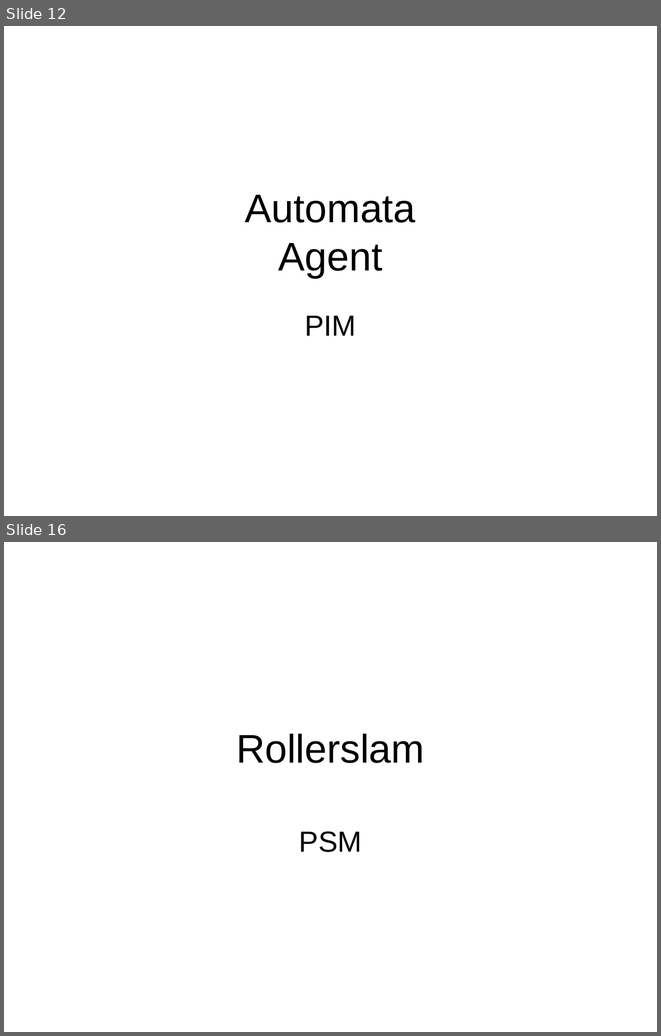
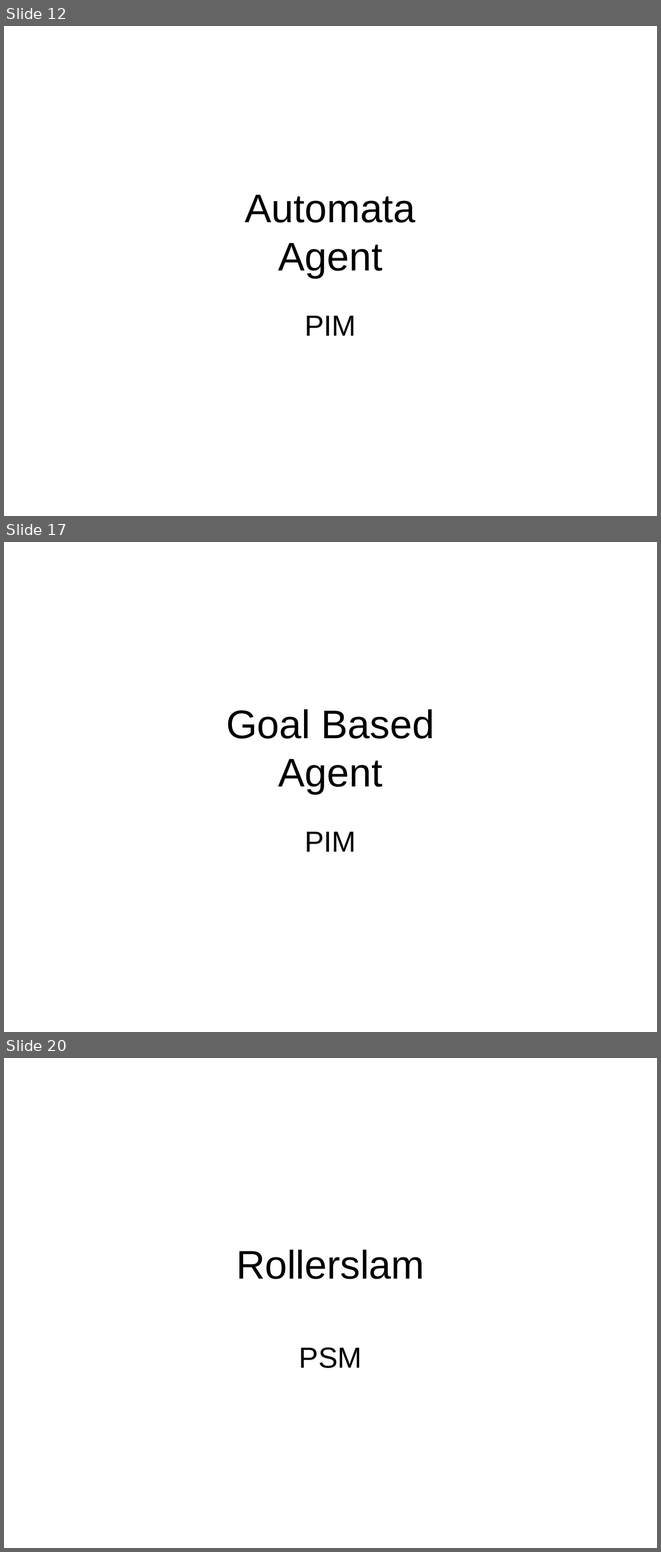
Before and after one commit to krishprince/rollerslam, a slide deck: docs/UML.ppt. Shown one above the other, each under a label of ours: slides 12 and 16 before the commit, slides 12, 17 and 20 after it; the slides between them are not shown. The pictures are 661x1036 and 661x1552 pixels, drawn with LibreOffice and Linux fonts; fonts in the diff are those of the drawing. Boxes give left, top, right and bottom in pixels: in the first picture for what was removed or moved away, otherwise in the second. Text is boxed around its words. In the diff, an @@ line names an element or a change of style, - is before the commit and + after.

Commit message:
updating presentation refactoring test agents

```diff
--- a/docs/UML.ppt
+++ b/docs/UML.ppt
@@ slide 17 added at (4, 542, 657, 1032), background #FFFFFF @@
@@ title added at (226, 709, 434, 794), 44 pt, text #000000 @@
+Goal Based
+Agent
@@ subtitle added at (305, 831, 356, 852), 32 pt, text #000000 @@
+PIM
@@ what was slide 16 is now slide 20 @@
```
Also in this commit, not shown: 5 slides changed, 5 other slides added.
